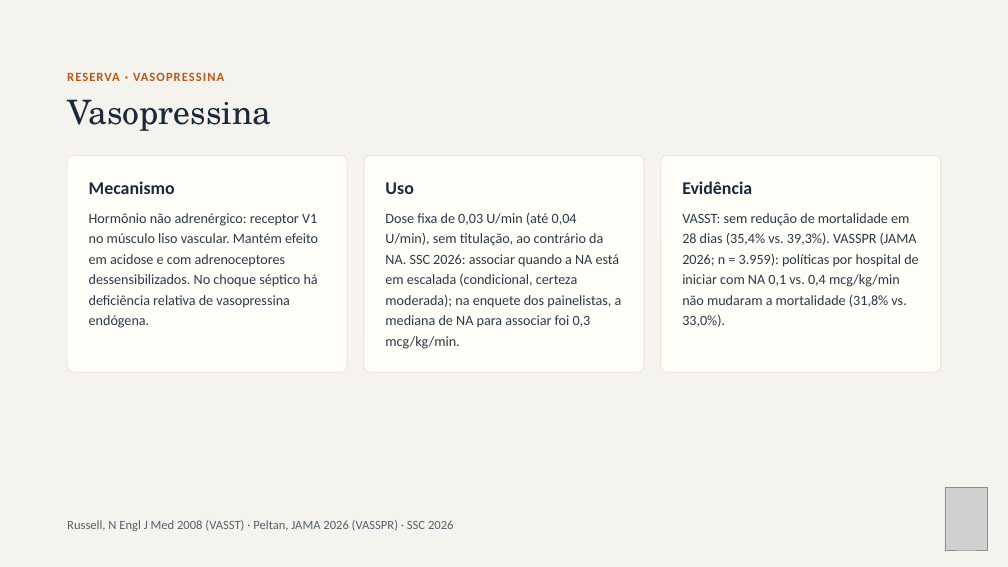
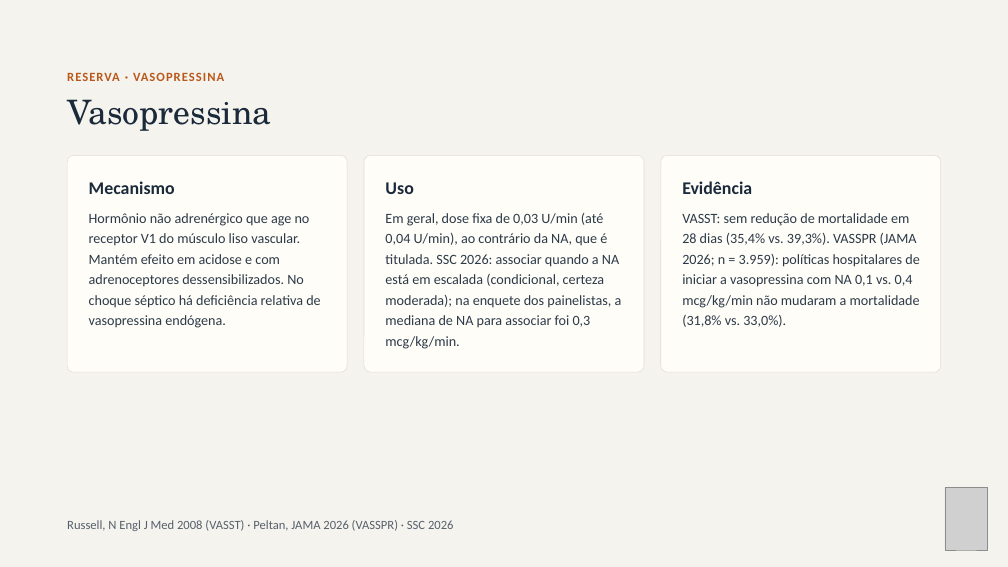
Before and after one commit to brunomoraesdubois-bit/Bruno, a slide deck: slide 27 of apresentacao/Aminas_Vasoativas.pptx (slide 23 before the commit). Drawn at 1008x567 pixels with LibreOffice and Linux fonts; fonts in the diff are those of the drawing; grey boxes stand for pictures. Boxes give left, top, right and bottom in pixels: in the first picture for what was removed or moved away, otherwise in the second. Text is boxed around its words. In the diff, an @@ line names an element or a change of style, - is before the commit and + after.

```diff
--- a/apresentacao/Aminas_Vasoativas.pptx
+++ b/apresentacao/Aminas_Vasoativas.pptx
@@ text at [89,213,320,328]: text changed @@
-Hormônio não adrenérgico: receptor V1 no músculo liso vascular. Mantém efeito em acidose e com adrenoceptores dessensibilizados. No choque séptico há deficiência relativa de vasopressina endógena.
+Hormônio não adrenérgico que age no receptor V1 do músculo liso vascular. Mantém efeito em acidose e com adrenoceptores dessensibilizados. No choque séptico há deficiência relativa de vasopressina endógena.
@@ text at [385,213,622,349]: text changed @@
-Dose fixa de 0,03 U/min (até 0,04 U/min), sem titulação, ao contrário da NA. SSC 2026: associar quando a NA está em escalada (condicional, certeza moderada); na enquete dos painelistas, a mediana de NA para associar foi 0,3 mcg/kg/min.
+Em geral, dose fixa de 0,03 U/min (até 0,04 U/min), ao contrário da NA, que é titulada. SSC 2026: associar quando a NA está em escalada (condicional, certeza moderada); na enquete dos painelistas, a mediana de NA para associar foi 0,3 mcg/kg/min.
@@ text at [682,213,920,327]: text changed @@
-VASST: sem redução de mortalidade em 28 dias (35,4% vs. 39,3%). VASSPR (JAMA 2026; n = 3.959): políticas por hospital de iniciar com NA 0,1 vs. 0,4 mcg/kg/min não mudaram a mortalidade (31,8% vs. 33,0%).
+VASST: sem redução de mortalidade em 28 dias (35,4% vs. 39,3%). VASSPR (JAMA 2026; n = 3.959): políticas hospitalares de iniciar a vasopressina com NA 0,1 vs. 0,4 mcg/kg/min não mudaram a mortalidade (31,8% vs. 33,0%).
```
Also in this commit, not shown: 28 other slides changed, 4 slides added, 37 other files.
